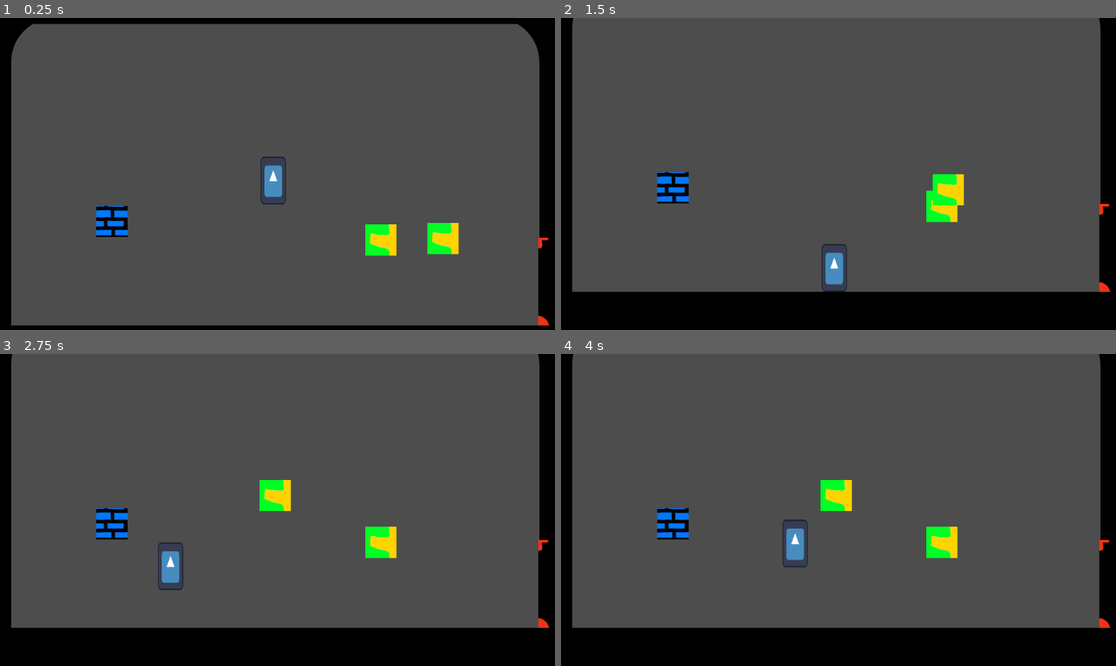
Above: before the commit, frames 1-4 (two rows, left to right).
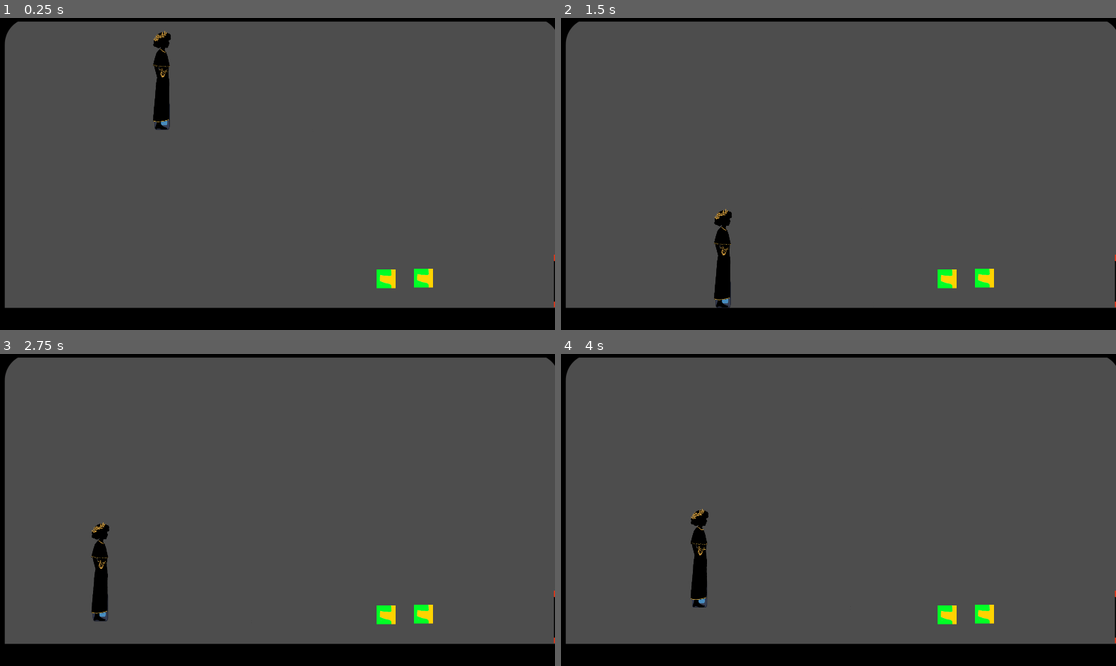
Above: after the commit, the same moments.

Repository: GonerLCP/GameLab2024
Game: Godot game, scene res://Nodes/main_scene.tscn
Two runs of this game, one before a commit and one after it. Both use one fixed random seed, a clock stepped at 60 frames per second and the inputs below. The engine's default icon, where the game draws it, is replaced by a stand-in: a white triangle on a blue panel in a dark square.
Inputs (mouse positions are in pixels of both pictures, inside the frame that each line leads up to):
- Up to frame 1 (0.25 s): no input
- Up to frame 2 (1.5 s): drag from (943, 227) to (838, 180) at 0.52 s; tap Enter at 1.25 s; drag from (1005, 205) to (838, 158) at 1.27 s
- Up to frame 3 (2.75 s): tap Space (Jump) at 2 s; move the mouse to (111, 522) at 2.02 s; hold A (left) from 2.03 s (still down); tap Q (Dismiss) at 2.1 s; click (111, 522) at 2.17 s
- Up to frame 4 (4 s): release A (left) at 2.75 s; drag from (805, 575) to (943, 541) at 2.77 s; tap Enter at 3.5 s; move the mouse to (1005, 559) at 3.52 s; hold D (right) from 3.53 s (still down); tap Q (Dismiss) at 3.6 s; tap Space (Jump) at 3.77 s

The runs differ from the first frame. In frame 1, 14% of the frame differs, in the area x 0-100%, y 1-99%; in frame 2, 13%; in frame 3, 13%; in frame 4, 13%.
Error before the commit: Invalid access to property or key 'fortnite' on a base object of type 'Node2D (SpeItem)'. (res://Scripts/ObjetTest.gd:26)

Commit message:
AvantDeToutCasser

Diff:
--- a/Assetts/Tiles/tilesetDeFou.tres
+++ b/Assetts/Tiles/tilesetDeFou.tres
@@ -1,69 +1,6 @@
-[gd_resource type="TileSet" load_steps=5 format=3 uid="uid://dxn5e27dcknej"]
+[gd_resource type="TileSet" load_steps=3 format=3 uid="uid://dxn5e27dcknej"]
 
-[ext_resource type="Texture2D" uid="uid://bcpjr401q7mji" path="res://Assetts/Tiles/tileset orphee v2.png" id="1_y55dx"]
 [ext_resource type="Texture2D" uid="uid://b6w6pbvlq4vmq" path="res://Assetts/Tiles/tileset orphee v3.png" id="2_4gut3"]
-
-[sub_resource type="TileSetAtlasSource" id="TileSetAtlasSource_k53v2"]
-texture = ExtResource("1_y55dx")
-texture_region_size = Vector2i(90, 90)
-0:0/0 = 0
-0:0/0/physics_layer_0/linear_velocity = Vector2(0, 0)
-0:0/0/physics_layer_0/angular_velocity = 0.0
-0:0/0/physics_layer_0/polygon_0/points = PackedVector2Array(-45, -45, 45, -45, 45, 45, -45, 45)
-1:0/0 = 0
-1:0/0/physics_layer_0/linear_velocity = Vector2(0, 0)
-1:0/0/physics_layer_0/angular_velocity = 0.0
-1:0/0/physics_layer_0/polygon_0/points = PackedVector2Array(-45, -45, 45, -45, 45, 0, -45, -1)
-0:1/0 = 0
-0:1/0/physics_layer_0/linear_velocity = Vector2(0, 0)
-0:1/0/physics_layer_0/angular_velocity = 0.0
-0:1/0/physics_layer_0/polygon_0/points = PackedVector2Array(-45, -45, -0.5, -45, 0, 45, -45, 45)
-1:1/0 = 0
-1:1/0/physics_layer_0/linear_velocity = Vector2(0, 0)
-1:1/0/physics_layer_0/angular_velocity = 0.0
-1:1/0/physics_layer_0/polygon_0/points = PackedVector2Array(0, -45, 45, -45, 45, 45, 0, 45)
-0:2/0 = 0
-0:2/0/physics_layer_0/linear_velocity = Vector2(0, 0)
-0:2/0/physics_layer_0/angular_velocity = 0.0
-1:2/0 = 0
-1:2/0/physics_layer_0/linear_velocity = Vector2(0, 0)
-1:2/0/physics_layer_0/angular_velocity = 0.0
-0:3/0 = 0
-0:3/0/physics_layer_0/linear_velocity = Vector2(0, 0)
-0:3/0/physics_layer_0/angular_velocity = 0.0
-1:3/0 = 0
-1:3/0/physics_layer_0/linear_velocity = Vector2(0, 0)
-1:3/0/physics_layer_0/angular_velocity = 0.0
-0:4/0 = 0
-0:4/0/physics_layer_0/linear_velocity = Vector2(0, 0)
-0:4/0/physics_layer_0/angular_velocity = 0.0
-1:4/0 = 0
-1:4/0/physics_layer_0/linear_velocity = Vector2(0, 0)
-1:4/0/physics_layer_0/angular_velocity = 0.0
-0:5/0 = 0
-0:5/0/physics_layer_0/linear_velocity = Vector2(0, 0)
-0:5/0/physics_layer_0/angular_velocity = 0.0
-1:5/0 = 0
-1:5/0/physics_layer_0/linear_velocity = Vector2(0, 0)
-1:5/0/physics_layer_0/angular_velocity = 0.0
-0:6/0 = 0
-0:6/0/physics_layer_0/linear_velocity = Vector2(0, 0)
-0:6/0/physics_layer_0/angular_velocity = 0.0
-1:6/0 = 0
-1:6/0/physics_layer_0/linear_velocity = Vector2(0, 0)
-1:6/0/physics_layer_0/angular_velocity = 0.0
-0:7/0 = 0
-0:7/0/physics_layer_0/linear_velocity = Vector2(0, 0)
-0:7/0/physics_layer_0/angular_velocity = 0.0
-1:7/0 = 0
-1:7/0/physics_layer_0/linear_velocity = Vector2(0, 0)
-1:7/0/physics_layer_0/angular_velocity = 0.0
-0:8/0 = 0
-0:8/0/physics_layer_0/linear_velocity = Vector2(0, 0)
-0:8/0/physics_layer_0/angular_velocity = 0.0
-1:8/0 = 0
-1:8/0/physics_layer_0/linear_velocity = Vector2(0, 0)
-1:8/0/physics_layer_0/angular_velocity = 0.0
 
 [sub_resource type="TileSetAtlasSource" id="TileSetAtlasSource_njk52"]
 texture = ExtResource("2_4gut3")
@@ -179,5 +116,4 @@
 tile_size = Vector2i(90, 90)
 physics_layer_0/collision_layer = 1
 physics_layer_0/collision_mask = 0
-sources/0 = SubResource("TileSetAtlasSource_k53v2")
 sources/1 = SubResource("TileSetAtlasSource_njk52")
--- a/Nodes/Porte.tscn
+++ b/Nodes/Porte.tscn
@@ -4,12 +4,12 @@
 [ext_resource type="Texture2D" uid="uid://dk4ph4mii72j7" path="res://Assetts/Porte.png" id="2_qt3eu"]
 
 [sub_resource type="RectangleShape2D" id="RectangleShape2D_ihvp5"]
-size = Vector2(109, 180)
+size = Vector2(89, 180)
 
 [sub_resource type="RectangleShape2D" id="RectangleShape2D_2kgt3"]
 size = Vector2(159, 130)
 
-[node name="Node2D" type="Area2D"]
+[node name="Node2D" type="StaticBody2D"]
 disable_mode = 1
 script = ExtResource("1_v76ik")
 numPorte = 1
@@ -18,7 +18,7 @@
 texture = ExtResource("2_qt3eu")
 
 [node name="CollisionShape2D" type="CollisionShape2D" parent="."]
-position = Vector2(-9.5, 0)
+position = Vector2(0.5, 0)
 shape = SubResource("RectangleShape2D_ihvp5")
 
 [node name="Area2D" type="Area2D" parent="."]
@@ -27,6 +27,5 @@
 position = Vector2(0.5, 1)
 shape = SubResource("RectangleShape2D_2kgt3")
 
-[connection signal="area_entered" from="." to="." method="_on_area_entered"]
 [connection signal="area_entered" from="Area2D" to="." method="_on_area_2d_area_entered"]
 [connection signal="body_entered" from="Area2D" to="." method="_on_area_2d_body_entered"]
--- a/Nodes/main_scene.tscn
+++ b/Nodes/main_scene.tscn
@@ -7,11 +7,10 @@
 [ext_resource type="PackedScene" uid="uid://cmu3j2r6kjcvu" path="res://Nodes/ui.tscn" id="4_6vvji"]
 [ext_resource type="TileSet" uid="uid://dxn5e27dcknej" path="res://Assetts/Tiles/tilesetDeFou.tres" id="6_02xjf"]
 [ext_resource type="PackedScene" uid="uid://d24tw7ja7hpnc" path="res://Nodes/Salles/SecondScene.tscn" id="7_khy2j"]
-[ext_resource type="PackedScene" uid="uid://diqhyylqgg3by" path="res://Nodes/Objets/2emeObjet.tscn" id="8_hiy7r"]
 [ext_resource type="PackedScene" uid="uid://byrs62t86qbxn" path="res://Nodes/Porte.tscn" id="9_rh5w6"]
 
 [sub_resource type="RectangleShape2D" id="RectangleShape2D_il3ef"]
-size = Vector2(1169, 717)
+size = Vector2(1976, 1079)
 
 [sub_resource type="RectangleShape2D" id="RectangleShape2D_sqcnp"]
 size = Vector2(1167.5, 724)
@@ -24,7 +23,7 @@
 collision_mask = 256
 
 [node name="CollisionShape2D" type="CollisionShape2D" parent="Salle1Cam"]
-position = Vector2(584.5, 358.5)
+position = Vector2(988, 539.5)
 shape = SubResource("RectangleShape2D_il3ef")
 
 [node name="Camera2D" type="Camera2D" parent="."]
@@ -53,15 +52,15 @@
 [node name="UI" parent="." instance=ExtResource("4_6vvji")]
 
 [node name="ObjetTest" parent="." instance=ExtResource("3_hhs2i")]
-position = Vector2(801, 455)
+position = Vector2(1345, 891)
 
 [node name="TileMap2" type="TileMap" parent="."]
 tile_set = ExtResource("6_02xjf")
 format = 2
-layer_0/tile_data = PackedInt32Array(458752, 1, 0, 458753, 1, 0, 458754, 1, 0, 458757, 1, 0, 458758, 1, 0, 458759, 1, 0, 458760, 1, 0, 458761, 1, 0, 458762, 1, 0, 458763, 1, 0, 458764, 1, 0, 458756, 1, 0, 458755, 1, 0, 393216, 1, 1, 327680, 1, 1, 262144, 1, 1, 196608, 1, 1, 131072, 1, 1, 65536, 1, 1, 0, 1, 3, 1, 131073, 3, 2, 131073, 3, 3, 131073, 3, 4, 131073, 3, 5, 131073, 3, 6, 131073, 3, 8, 131073, 3, 9, 131073, 3, 10, 131073, 3, 11, 131073, 3, 7, 131073, 3, 12, 65537, 3, 65548, 65537, 1, 131084, 65537, 1, 196620, 65537, 1, 262156, 65537, 1)
+layer_0/tile_data = PackedInt32Array(393216, 1, 1, 327680, 1, 1, 262144, 1, 1, 196608, 1, 1, 131072, 1, 1, 65536, 1, 1, 0, 1, 3, 1, 131073, 3, 2, 131073, 3, 3, 131073, 3, 4, 131073, 3, 655360, 1, 1, 589824, 1, 1, 524288, 1, 1, 458752, 1, 1, 720896, 1, 0, 720897, 1, 0, 720898, 1, 0, 720899, 1, 0, 720900, 1, 0, 720901, 1, 0, 720902, 1, 0, 720903, 1, 0, 720904, 1, 0, 720905, 1, 0, 720906, 1, 0, 720907, 1, 0, 720908, 1, 0, 720909, 1, 0, 720910, 1, 0, 720911, 1, 0, 720912, 1, 0, 720913, 1, 0, 720914, 1, 0, 720915, 1, 0, 720916, 1, 0, 720917, 1, 0, 5, 131073, 3, 6, 131073, 3, 7, 131073, 3, 8, 131073, 3, 9, 131073, 3, 10, 131073, 3, 11, 131073, 3, 12, 131073, 3, 13, 131073, 3, 14, 131073, 3, 15, 131073, 3, 16, 131073, 3, 17, 131073, 3, 18, 131073, 3, 19, 131073, 3, 20, 131073, 3, 21, 65537, 3, 524309, 65537, 1, 458773, 65537, 1, 393237, 65537, 1, 327701, 65537, 1, 262165, 65537, 1, 196629, 65537, 1, 131093, 65537, 1, 65557, 65537, 1)
 
 [node name="Salle2" parent="." instance=ExtResource("7_khy2j")]
-position = Vector2(1170, 0)
+position = Vector2(1979, 365)
 
 [node name="Area2D" type="Area2D" parent="Salle2"]
 collision_layer = 256
@@ -72,13 +71,10 @@
 shape = SubResource("RectangleShape2D_sqcnp")
 
 [node name="ObjetTest2" parent="." instance=ExtResource("3_hhs2i")]
-position = Vector2(928, 452)
+position = Vector2(1472, 888)
 
-[node name="Area2D" parent="." instance=ExtResource("8_hiy7r")]
-position = Vector2(251, 417)
-
-[node name="Node2D" parent="." instance=ExtResource("9_rh5w6")]
-position = Vector2(1168, 540)
+[node name="Porte" parent="." instance=ExtResource("9_rh5w6")]
+position = Vector2(1962, 898)
 
 [connection signal="dissmiss_Press" from="Player" to="." method="_on_player_dissmiss_press"]
 [connection signal="moveCamera" from="Player" to="Camera2D" method="_on_player_move_camera"]
--- a/Nodes/player.tscn
+++ b/Nodes/player.tscn
@@ -1,7 +1,38 @@
-[gd_scene load_steps=6 format=3 uid="uid://dam223tnnmi0k"]
+[gd_scene load_steps=38 format=3 uid="uid://dam223tnnmi0k"]
 
 [ext_resource type="Texture2D" uid="uid://ckwldj388wihx" path="res://icon.svg" id="1_ro2ow"]
 [ext_resource type="Script" path="res://Scripts/player.gd" id="1_shhsg"]
+[ext_resource type="Texture2D" uid="uid://cicpwmml0hv0e" path="res://Assetts/animation/0.png" id="3_kg0n5"]
+[ext_resource type="Texture2D" uid="uid://dyjxgl1gudo8j" path="res://Assetts/animation/1.png" id="4_k65lq"]
+[ext_resource type="Texture2D" uid="uid://cov8arkdq0p4m" path="res://Assetts/animation/2.png" id="5_23y7f"]
+[ext_resource type="Texture2D" uid="uid://t1mekjgvrhq8" path="res://Assetts/animation/3.png" id="6_nyrkg"]
+[ext_resource type="Texture2D" uid="uid://c5egskjo3igh1" path="res://Assetts/animation/4.png" id="7_d5x8y"]
+[ext_resource type="Texture2D" uid="uid://cyi6rrd7jghna" path="res://Assetts/animation/5.png" id="8_eig6h"]
+[ext_resource type="Texture2D" uid="uid://b0rf6n5vteeho" path="res://Assetts/animation/6.png" id="9_kka01"]
+[ext_resource type="Texture2D" uid="uid://dq85i6y5po5wl" path="res://Assetts/animation/7.png" id="10_gv45x"]
+[ext_resource type="Texture2D" uid="uid://cva7wh7bcjldm" path="res://Assetts/animation/8.png" id="11_bogfl"]
+[ext_resource type="Texture2D" uid="uid://kgkh7q1fx2ne" path="res://Assetts/animation/10.png" id="12_wxgk4"]
+[ext_resource type="Texture2D" uid="uid://p3mcmvagyyly" path="res://Assetts/animation/11.png" id="13_4d1xx"]
+[ext_resource type="Texture2D" uid="uid://v3tns351w4a" path="res://Assetts/animation/12.png" id="14_6sauq"]
+[ext_resource type="Texture2D" uid="uid://dltweuuvwivng" path="res://Assetts/animation/13.png" id="15_nttk6"]
+[ext_resource type="Texture2D" uid="uid://cj0lrfvogcqjb" path="res://Assetts/animation/14.png" id="16_4bg2n"]
+[ext_resource type="Texture2D" uid="uid://bcrhickfawh0t" path="res://Assetts/animation/15.png" id="17_erytp"]
+[ext_resource type="Texture2D" uid="uid://bm8xg6hmbqpig" path="res://Assetts/animation/16(1).png" id="18_hi0qw"]
+[ext_resource type="Texture2D" uid="uid://pgs5drh56bup" path="res://Assetts/animation/16.png" id="19_72bk7"]
+[ext_resource type="Texture2D" uid="uid://bijmutqhxa2mt" path="res://Assetts/animation/17.png" id="20_3wmtn"]
+[ext_resource type="Texture2D" uid="uid://c4kdlawdpbx7c" path="res://Assetts/animation/18.png" id="21_4jcqd"]
+[ext_resource type="Texture2D" uid="uid://ddjob3qd332ja" path="res://Assetts/animation/19.png" id="22_m2du3"]
+[ext_resource type="Texture2D" uid="uid://beme3dvufbpb1" path="res://Assetts/animation/20.png" id="23_jlt8a"]
+[ext_resource type="Texture2D" uid="uid://8w0ebvvs6arm" path="res://Assetts/animation/21.png" id="24_hm0l1"]
+[ext_resource type="Texture2D" uid="uid://dcu4nf6kcp7xb" path="res://Assetts/animation/22.png" id="25_vqrhd"]
+[ext_resource type="Texture2D" uid="uid://cwaorfbcbif5n" path="res://Assetts/animation/23.png" id="26_kfdg8"]
+[ext_resource type="Texture2D" uid="uid://dl1km0278ch4x" path="res://Assetts/animation/24.png" id="27_2tktg"]
+[ext_resource type="Texture2D" uid="uid://cbhufv22450mw" path="res://Assetts/animation/25.png" id="28_nt6lv"]
+[ext_resource type="Texture2D" uid="uid://dk414vgal7t4y" path="res://Assetts/animation/26.png" id="29_rr26t"]
+[ext_resource type="Texture2D" uid="uid://bdd38p1t4l1q" path="res://Assetts/animation/27.png" id="30_pshkd"]
+[ext_resource type="Texture2D" uid="uid://smbk73f2ypu0" path="res://Assetts/animation/28.png" id="31_mo3gl"]
+[ext_resource type="Texture2D" uid="uid://bfsilth1fkokl" path="res://Assetts/animation/29.png" id="32_jt6uu"]
+[ext_resource type="Texture2D" uid="uid://xgll4gvpopfq" path="res://Assetts/animation/30.png" id="33_mxbc7"]
 
 [sub_resource type="RectangleShape2D" id="RectangleShape2D_jpwut"]
 size = Vector2(52, 98)
@@ -11,6 +42,112 @@
 
 [sub_resource type="RectangleShape2D" id="RectangleShape2D_uncgu"]
 size = Vector2(54, 100)
+
+[sub_resource type="SpriteFrames" id="SpriteFrames_eqgcy"]
+animations = [{
+"frames": [],
+"loop": true,
+"name": &"Idle",
+"speed": 5.0
+}, {
+"frames": [{
+"duration": 1.0,
+"texture": ExtResource("3_kg0n5")
+}, {
+"duration": 1.0,
+"texture": ExtResource("4_k65lq")
+}, {
+"duration": 1.0,
+"texture": ExtResource("5_23y7f")
+}, {
+"duration": 1.0,
+"texture": ExtResource("6_nyrkg")
+}, {
+"duration": 1.0,
+"texture": ExtResource("7_d5x8y")
+}, {
+"duration": 1.0,
+"texture": ExtResource("8_eig6h")
+}, {
+"duration": 1.0,
+"texture": ExtResource("9_kka01")
+}, {
+"duration": 1.0,
+"texture": ExtResource("10_gv45x")
+}, {
+"duration": 1.0,
+"texture": ExtResource("11_bogfl")
+}, {
+"duration": 1.0,
+"texture": ExtResource("12_wxgk4")
+}, {
+"duration": 1.0,
+"texture": ExtResource("13_4d1xx")
+}, {
+"duration": 1.0,
+"texture": ExtResource("14_6sauq")
+}, {
+"duration": 1.0,
+"texture": ExtResource("15_nttk6")
+}, {
+"duration": 1.0,
+"texture": ExtResource("16_4bg2n")
+}, {
+"duration": 1.0,
+"texture": ExtResource("17_erytp")
+}, {
+"duration": 1.0,
+"texture": ExtResource("18_hi0qw")
+}, {
+"duration": 1.0,
+"texture": ExtResource("19_72bk7")
+}, {
+"duration": 1.0,
+"texture": ExtResource("20_3wmtn")
+}, {
+"duration": 1.0,
+"texture": ExtResource("21_4jcqd")
+}, {
+"duration": 1.0,
+"texture": ExtResource("22_m2du3")
+}, {
+"duration": 1.0,
+"texture": ExtResource("23_jlt8a")
+}, {
+"duration": 1.0,
+"texture": ExtResource("24_hm0l1")
+}, {
+"duration": 1.0,
+"texture": ExtResource("25_vqrhd")
+}, {
+"duration": 1.0,
+"texture": ExtResource("26_kfdg8")
+}, {
+"duration": 1.0,
+"texture": ExtResource("27_2tktg")
+}, {
+"duration": 1.0,
+"texture": ExtResource("28_nt6lv")
+}, {
+"duration": 1.0,
+"texture": ExtResource("29_rr26t")
+}, {
+"duration": 1.0,
+"texture": ExtResource("30_pshkd")
+}, {
+"duration": 1.0,
+"texture": ExtResource("31_mo3gl")
+}, {
+"duration": 1.0,
+"texture": ExtResource("32_jt6uu")
+}, {
+"duration": 1.0,
+"texture": ExtResource("33_mxbc7")
+}],
+"loop": true,
+"name": &"Walk",
+"speed": 30.0
+}]
 
 [node name="Player" type="CharacterBody2D"]
 script = ExtResource("1_shhsg")
@@ -38,7 +175,8 @@
 position = Vector2(47, 0)
 
 [node name="LeftSpawn" type="Marker2D" parent="ListeSpawnPos"]
-position = Vector2(-54, -49)
+visible = false
+position = Vector2(-54, -1)
 
 [node name="RoomDetector" type="Area2D" parent="."]
 collision_layer = 256
@@ -47,6 +185,13 @@
 [node name="CollisionShape2D_RoomDetector" type="CollisionShape2D" parent="RoomDetector"]
 position = Vector2(0, -49)
 shape = SubResource("RectangleShape2D_uncgu")
+
+[node name="AnimatedSprite2D" type="AnimatedSprite2D" parent="."]
+position = Vector2(1, -113)
+scale = Vector2(0.385376, 0.385376)
+sprite_frames = SubResource("SpriteFrames_eqgcy")
+animation = &"Walk"
+frame_progress = 0.500176
 
 [connection signal="area_entered" from="DroiteInteract" to="." method="_on_droite_area_entered"]
 [connection signal="area_exited" from="DroiteInteract" to="." method="_on_droite_area_exited"]
--- a/Scripts/ObjetTest.gd
+++ b/Scripts/ObjetTest.gd
@@ -23,7 +23,7 @@
 	if selected and collisioned :
 		var SoiMeme = $Marker2D.global_position
 		var Lautre = test.get_node("Marker2D").global_position
-		if test.get_node("SpeItem").fortnite == self.get_node("SpeItem").fortnite :
+		if test.get_node("SpeItem").numSalle == self.get_node("SpeItem").numSalle :
 			if abs(SoiMeme.x - Lautre.x) <= 10 :
 				if abs(SoiMeme.y - Lautre.y) <= 10:
 					var ObjetACreer = load("res://Nodes/Objets/"+ self.get_node("SpeItem").NomDeLaCle + ".tscn")
--- a/Scripts/Porte.gd
+++ b/Scripts/Porte.gd
@@ -1,4 +1,4 @@
-extends Area2D
+extends StaticBody2D
 
 @export var numPorte : int
 # Called when the node enters the scene tree for the first time.
@@ -11,17 +11,6 @@
 	pass
 
 
-func _on_area_2d_area_entered(area): #la hitbox plus grande
-	if Global.cleRecup[numPorte] == 1 :
-		self.queue_free()
-	pass # Replace with function body.
-
-
-func _on_area_entered(area):
-	if Global.cleRecup[numPorte] == 1 :
-		self.queue_free()
-	pass # Replace with function body.
-
 
 func _on_area_2d_body_entered(body): #Si je veux arreter le joueur je devrais mettre un collider autre et pas un area
 	if Global.cleRecup[numPorte] == 1 :
--- a/project.godot
+++ b/project.godot
@@ -18,6 +18,11 @@
 [autoload]
 
 Global="*res://Scripts/Global.gd"
+
+[display]
+
+window/size/viewport_width=1920
+window/size/viewport_height=1080
 
 [input]
 
Binary file added: Assetts/animation/0.png
Not shown, added: Assetts/animation/0.png.import
Binary file added: Assetts/animation/1.png
Not shown, added: Assetts/animation/1.png.import
Binary file added: Assetts/animation/10.png
Not shown, added: Assetts/animation/10.png.import
Binary file added: Assetts/animation/11.png
Not shown, added: Assetts/animation/11.png.import
Binary file added: Assetts/animation/12.png
Not shown, added: Assetts/animation/12.png.import
Binary file added: Assetts/animation/13.png
Not shown, added: Assetts/animation/13.png.import
(and 51 more such lines)
